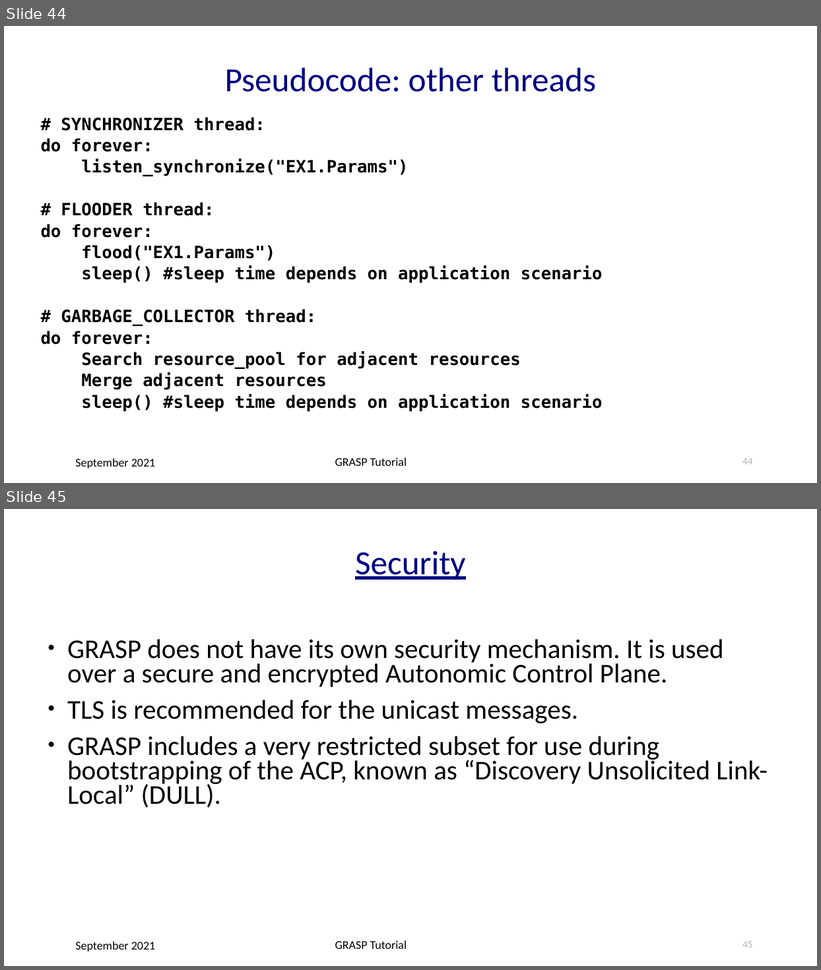
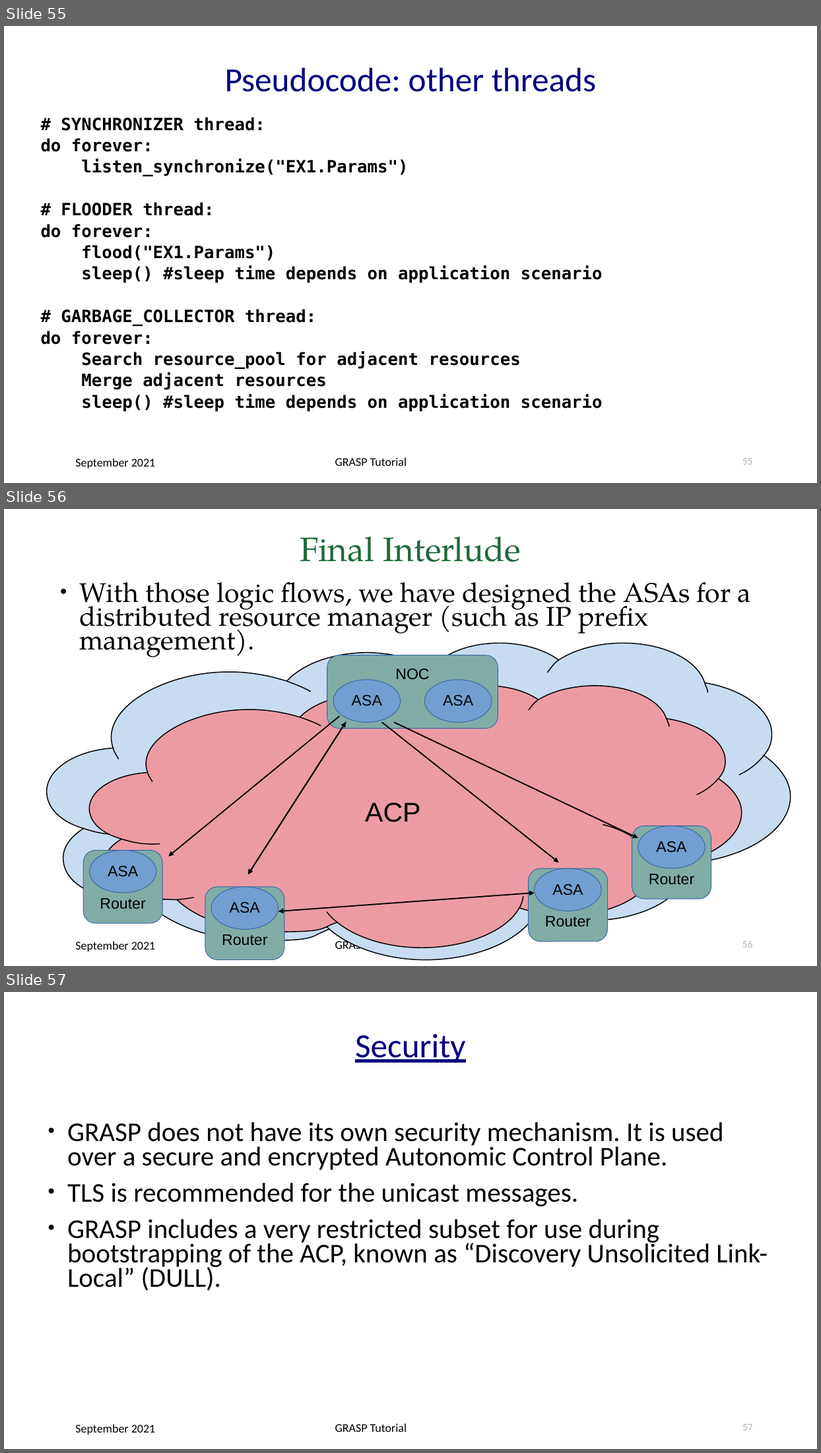
Before and after one commit to becarpenter/graspdoc, a slide deck: GRASP-tutorial.ppt. Shown one above the other, each under a label of ours: slides 44 and 45 before the commit, slides 55, 56 and 57 after it. The pictures are 821x970 and 821x1453 pixels, drawn with LibreOffice and Linux fonts; fonts in the diff are those of the drawing. Boxes give left, top, right and bottom in pixels: in the first picture for what was removed or moved away, otherwise in the second. Text is boxed around its words. In the diff, an @@ line names an element or a change of style, - is before the commit and + after.

```diff
--- a/GRASP-tutorial.ppt
+++ b/GRASP-tutorial.ppt
@@ slide 56 added at [4, 509, 817, 966], background #FFFFFF; not listed: 2 template elements that a slide beside it also shows @@
@@ title added at [300, 536, 521, 562], 40 pt, text #1E6A39 @@
+Final Interlude
@@ text added at [80, 582, 752, 657], 32 pt, text #000000 @@
+● With those logic flows, we have designed the ASAs for a distributed resource manager (such as IP prefix management).
@@ freeform shape added at [47, 643, 790, 960], fill #C8DCF1, outline #000000 1.13 pt, 32 pt, text #000000 @@
+Site network
@@ rounded rectangle added at [327, 656, 498, 728], fill #81ACA6, outline #3465A4 0.74 pt, 18 pt, text #000000 @@
+NOC
@@ freeform shape added at [89, 686, 741, 948], fill #EC9BA4, outline #000000 1.13 pt, 32 pt, text #000000 @@
+ACP
@@ ellipse added at [333, 680, 400, 722], fill #729FCF, outline #3465A4 0.74 pt, 18 pt, text #000000 @@
+ASA
@@ ellipse added at [424, 680, 492, 722], fill #729FCF, outline #3465A4 0.74 pt, 18 pt, text #000000 @@
+ASA
@@ arrow added from (339, 716) to (168, 856), #000000 1.45 pt @@
@@ arrow added from (346, 722) to (248, 875), #000000 1.45 pt @@
@@ double arrow added from (346, 722) to (248, 875), #000000 1.45 pt @@
@@ arrow added from (382, 722) to (558, 863), #000000 1.45 pt @@
@@ arrow added from (394, 722) to (638, 838), #000000 1.45 pt @@
@@ rounded rectangle added at [632, 826, 711, 899], fill #81ACA6, outline #3465A4 0.74 pt, 18 pt, text #000000 @@
+Router
@@ ellipse added at [638, 826, 705, 869], fill #729FCF, outline #3465A4 0.74 pt, 18 pt, text #000000 @@
+ASA
@@ rounded rectangle added at [83, 850, 162, 923], fill #81ACA6, outline #3465A4 0.74 pt, 18 pt, text #000000 @@
+Router
@@ ellipse added at [89, 850, 156, 893], fill #729FCF, outline #3465A4 0.74 pt, 18 pt, text #000000 @@
+ASA
@@ rounded rectangle added at [528, 869, 607, 942], fill #81ACA6, outline #3465A4 0.74 pt, 18 pt, text #000000 @@
+Router
@@ ellipse added at [534, 869, 601, 912], fill #729FCF, outline #3465A4 0.74 pt, 18 pt, text #000000 @@
+ASA
@@ rounded rectangle added at [205, 887, 284, 960], fill #81ACA6, outline #3465A4 0.74 pt, 18 pt, text #000000 @@
+Router
@@ ellipse added at [211, 887, 279, 929], fill #729FCF, outline #3465A4 0.74 pt, 18 pt, text #000000 @@
+ASA
@@ double arrow added from (279, 912) to (534, 893), #000000 1.45 pt @@
@@ page number added at [743, 941, 753, 948], 12 pt, text #B2B2B2 @@
+56
@@ what was slide 44 is now slide 55 @@
@@ page number at [743, 458, 753, 465]: text changed @@
-44
+55
@@ what was slide 45 is now slide 57 @@
@@ page number at [743, 1424, 753, 1431]: text changed @@
-45
+57
```
Also in this commit, not shown: 4 slides changed, 11 other slides added, 2 other files.
